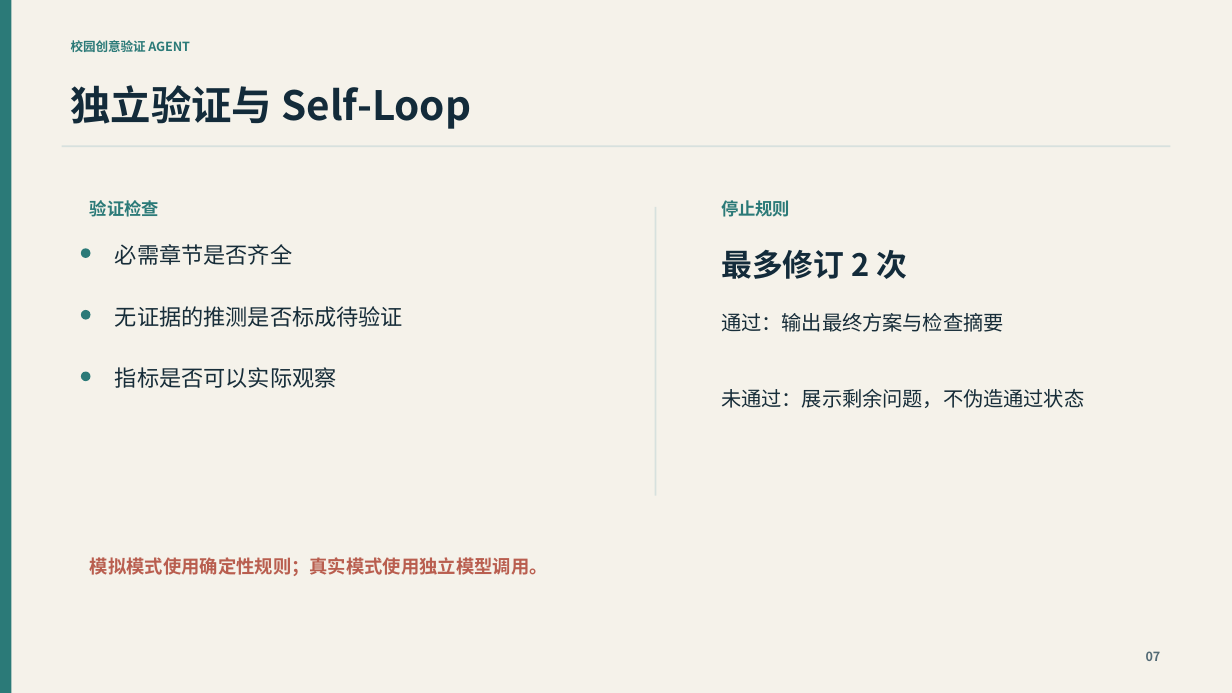
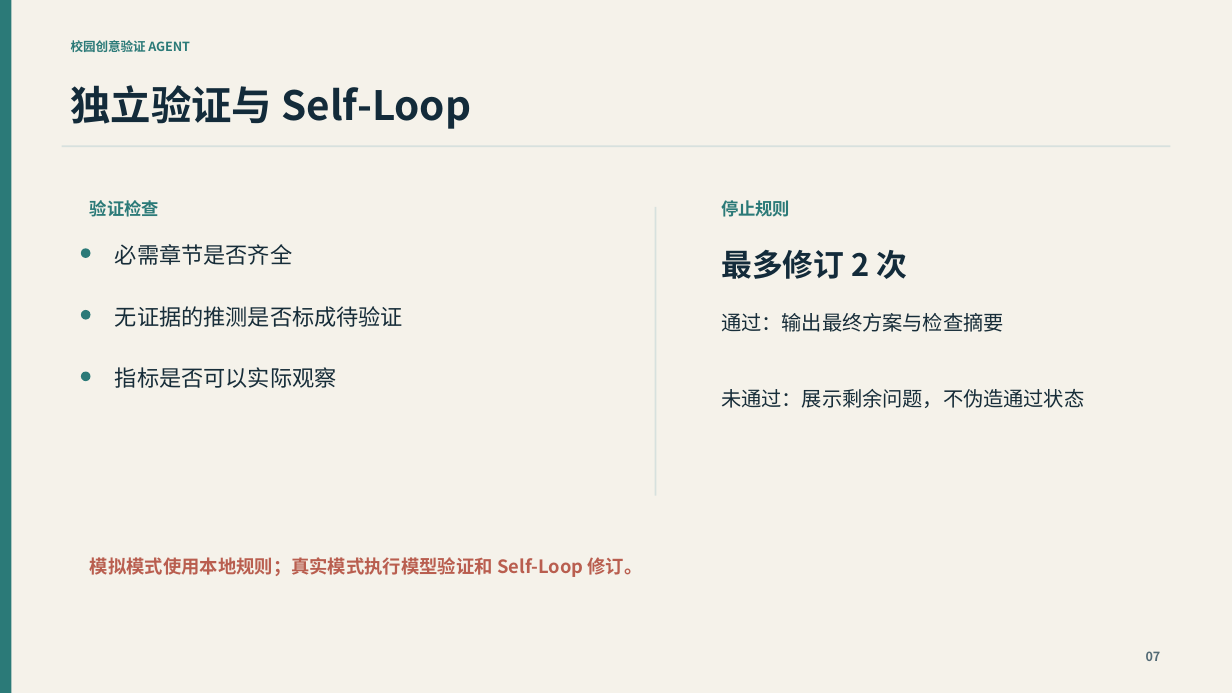
Before and after one commit to kanghaoyue11/campus-idea-agent, a slide deck: slide 7 of 校园创意验证Agent_演示稿.pptx. Drawn at 1232x693 pixels with LibreOffice and Linux fonts; fonts in the diff are those of the drawing. Boxes give left, top, right and bottom in pixels: in the first picture for what was removed or moved away, otherwise in the second. Text is boxed around its words. In the diff, an @@ line names an element or a change of style, - is before the commit and + after.

```diff
--- a/校园创意验证Agent_演示稿.pptx
+++ b/校园创意验证Agent_演示稿.pptx
@@ text at [90,557,643,577]: text changed @@
-模拟模式使用确定性规则；真实模式使用独立模型调用。
+模拟模式使用本地规则；真实模式执行模型验证和 Self-Loop 修订。
```
Also in this commit, not shown: 8 other slides changed, 9 other files.
